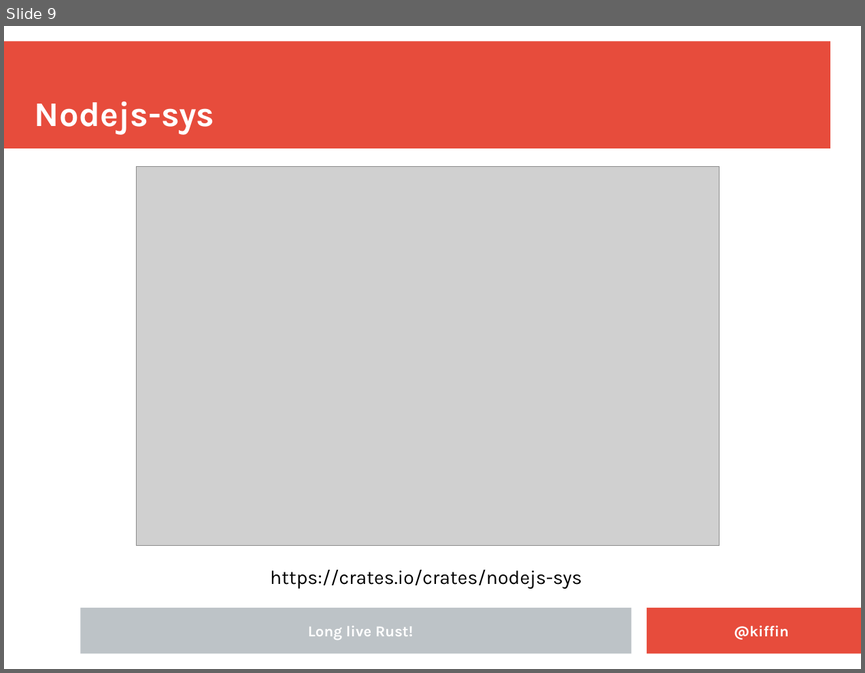
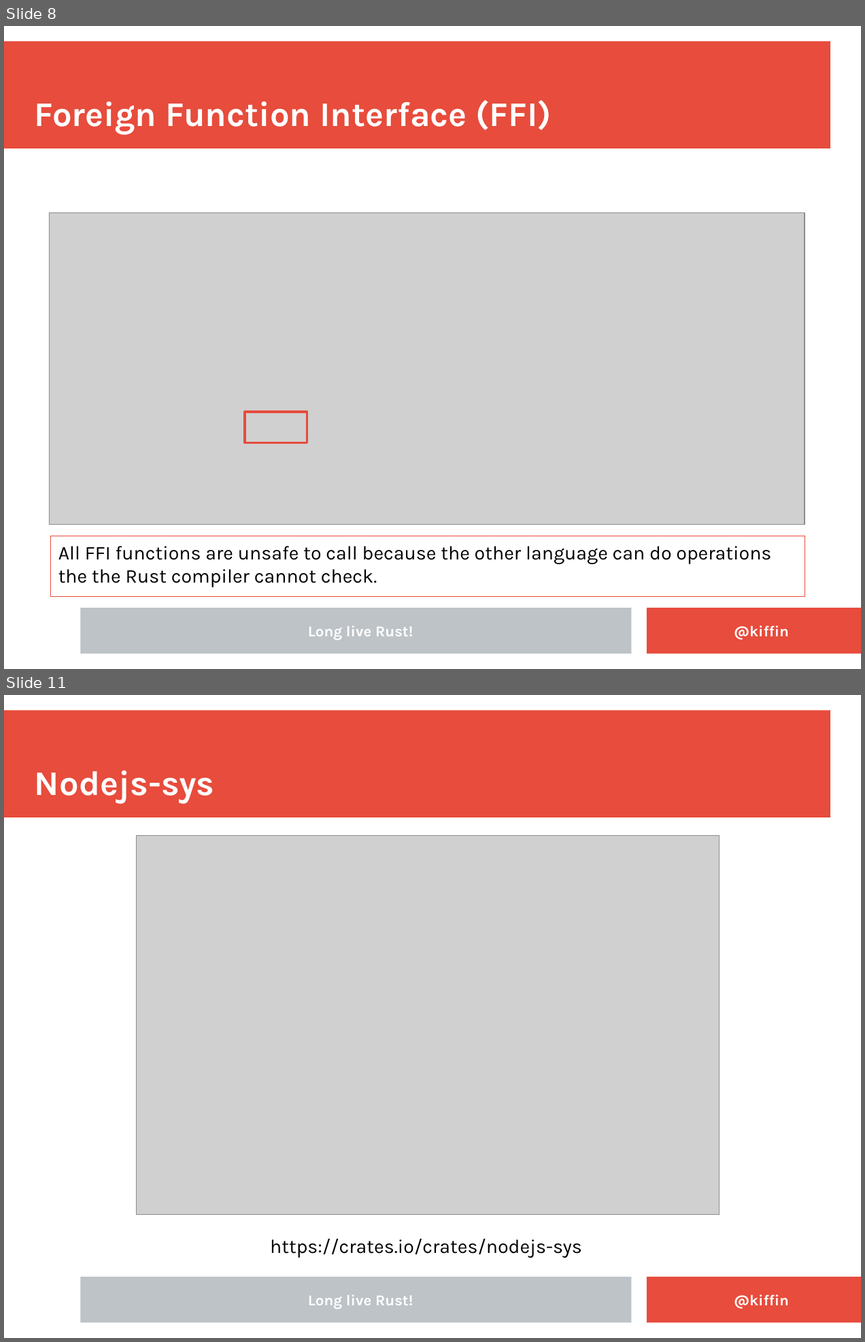
Before and after one commit to kgish/rust-node-addon-template, a slide deck: documents/Embedding-Rust-in-NodeJS-applications.odp. Shown one above the other, each under a label of ours: slide 9 before the commit, slides 8 and 11 after it; the slides between them are not shown. The pictures are 865x673 and 865x1342 pixels, drawn with LibreOffice and Linux fonts; fonts in the diff are those of the drawing; grey boxes stand for pictures; background and template pictures are left out. Boxes give left, top, right and bottom in pixels: in the first picture for what was removed or moved away, otherwise in the second. Text is boxed around its words. In the diff, an @@ line names an element or a change of style, - is before the commit and + after.

```diff
--- a/documents/Embedding-Rust-in-NodeJS-applications.odp
+++ b/documents/Embedding-Rust-in-NodeJS-applications.odp
@@ slide 8 added at box(4, 26, 861, 669), background #FFFFFF; not listed: 3 template elements that a slide beside it also shows @@
@@ title added at box(35, 100, 551, 134), 32 pt, text #FFFFFF, bold @@
+Foreign Function Interface (FFI)
@@ picture added at box(49, 212, 805, 524) @@
@@ rectangle added at box(245, 412, 307, 443), outline #E74C3C 2.3 pt @@
@@ rectangle added at box(51, 536, 805, 597), outline #E74C3C 0 pt, 18 pt, text #000000 @@
+All FFI functions are unsafe to call because the other language can do operations the the Rust compiler cannot check.
@@ text added at box(308, 625, 413, 639), 14 pt, text #FFFFFF, bold @@
+Long live Rust!
@@ text added at box(734, 625, 789, 639), 14 pt, text #FFFFFF, bold @@
+@kiffin
@@ what was slide 9 is now slide 11 @@
```
Also in this commit, not shown: 8 slides changed, 8 other slides added.
